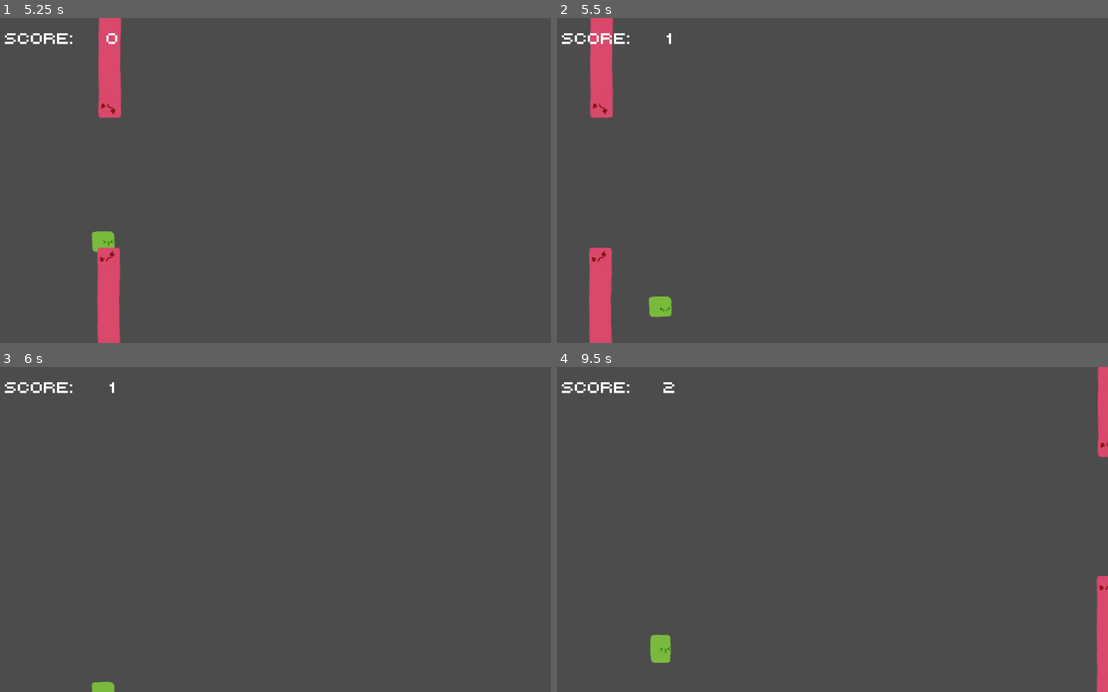
Above: before the commit, frames 1-4 (two rows, left to right).
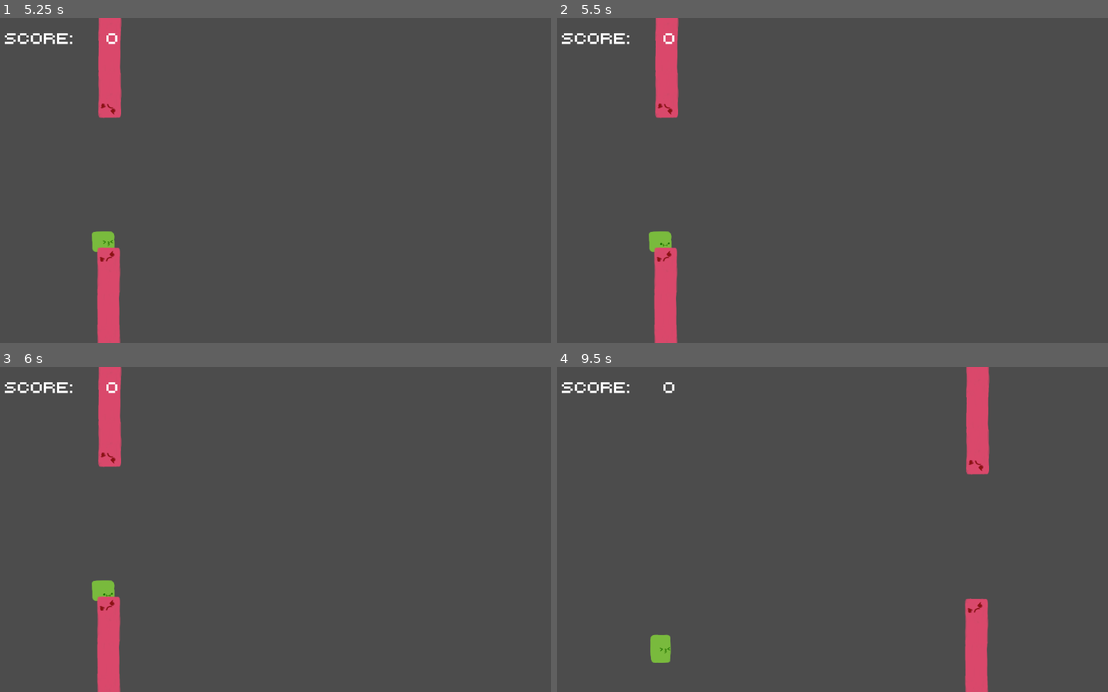
Above: after the commit, the same moments.

Repository: CoryParsnipson/bouncy-block
Game: Godot game, scene res://Main.tscn
Same seed, same stepped clock (60 frames per second), same inputs: the game is played once before the commit and once after it.
Inputs:
- Up to frame 1 (5.25 s): tap Enter (ui_accept) at 0.5, 0.77, 1.07, 1.52, 1.82, 3.02, 3.32, 3.77, 4.07, 4.52, 4.82 s
- Up to frame 2 (5.5 s): no input
- Up to frame 3 (6 s): no input
- Up to frame 4 (9.5 s): tap Enter (ui_accept) at 6.02, 6.32, 6.77, 7.07, 7.52, 7.82, 9.02, 9.32 s

Frame 1 is identical in both runs. In frame 2, 5.2% of the frame differs, in the area x 5-23%, y 0-100%; in frame 3, 2.7%; in frame 4, 3.8%.

Commit message:
Add collision detection and code in basic game over condition and reset.

Diff:
--- a/Main.gd
+++ b/Main.gd
@@ -8,7 +8,7 @@
 export var barrier_offset_max = 0
 export var barrier_gap_radius = 120
 
-export var barrier_speed_max = 17
+export var barrier_speed_max = 13
 export var barrier_wait_time_min = 1.5
 export var barrier_gap_radius_min = 70
 
@@ -49,8 +49,7 @@
 
 	if previous_barrier_pos_x >= $Player.position.x \
 		and $BarrierUpper.position.x <= $Player.position.x:
-		score += 1
-		$LevelCounter.text = str(score)
+		set_score(score + 1)
 
 func reset():
 	randomize()
@@ -61,13 +60,33 @@
 	$BarrierUpper.position.x = bounds.position.x - $BarrierUpper/CollisionShape2D.shape.extents.x - 10
 	$BarrierLower.position.x = bounds.position.x - $BarrierLower/CollisionShape2D.shape.extents.x - 10
 
+	set_score(0)
+	level = 0
+
 	game_started = false
 	$Player.disable_physics = true
 
 func start_game():
+	reset()
+
+	# TODO: add 3 second countdown here before starting
+
 	game_started = true
 	$Player.disable_physics = false
+	$Player.disable_input = false
 	$BarrierTimer.start()
+
+func game_over():
+	# TODO: add timer so that if user presses space immediately, it waits a minimum of the timer timeout  before
+	# starting a new game
+	game_started = false
+	$Player.disable_physics = true
+	$Player.disable_input = true
+	$BarrierTimer.stop()
+
+func set_score(new_score):
+	score = new_score
+	$ScoreCounter.text = str(score)
 
 func send_barrier():
 	$BarrierUpper.position.x = bounds.end.x + $BarrierUpper/CollisionShape2D.shape.extents.x - 10
@@ -94,3 +113,7 @@
 		barrier_offset_max = int(bounds.end.y) - barrier_gap_radius
 
 	$BarrierTimer.start()
+
+
+func _on_barrier_collision(body):
+	game_over()
--- a/Main.tscn
+++ b/Main.tscn
@@ -29,7 +29,7 @@
 wait_time = 3.0
 one_shot = true
 
-[node name="LevelLabel" type="Label" parent="."]
+[node name="ScoreLabel" type="Label" parent="."]
 margin_left = 16.5695
 margin_top = 17.3495
 margin_right = 166.569
@@ -37,7 +37,7 @@
 custom_fonts/font = SubResource( 1 )
 text = "Score:"
 
-[node name="LevelCounter" type="Label" parent="."]
+[node name="ScoreCounter" type="Label" parent="."]
 margin_left = 195.831
 margin_top = 16.6287
 margin_right = 235.831
@@ -45,4 +45,6 @@
 custom_fonts/font = SubResource( 2 )
 text = "0"
 align = 1
+[connection signal="body_entered" from="BarrierUpper" to="." method="_on_barrier_collision"]
+[connection signal="body_entered" from="BarrierLower" to="." method="_on_barrier_collision"]
 [connection signal="timeout" from="BarrierTimer" to="." method="_on_BarrierTimer_timeout"]
